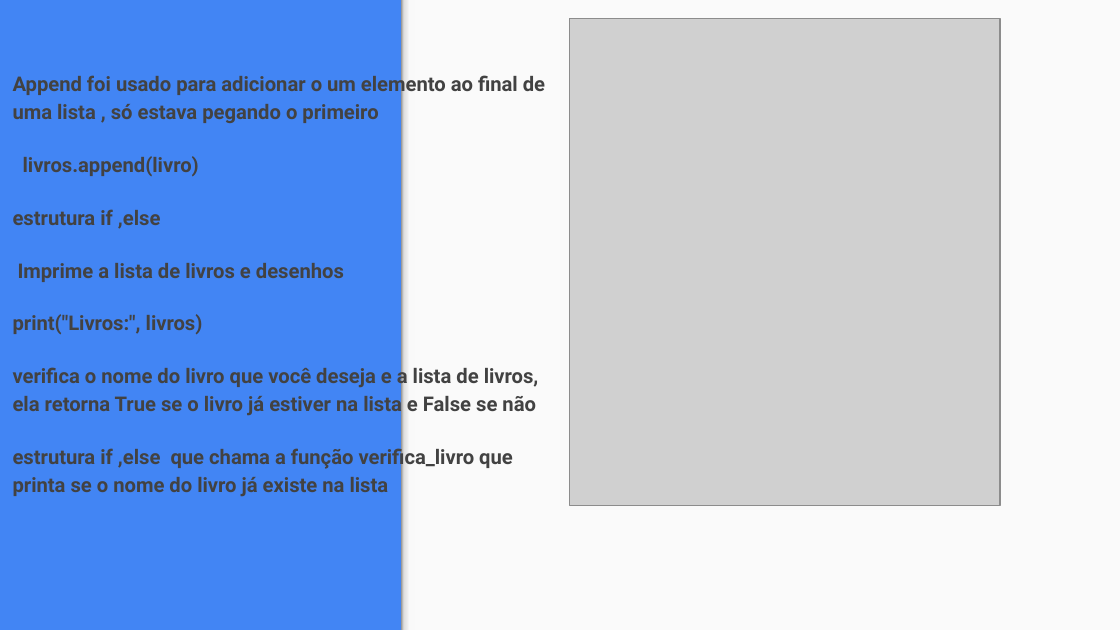
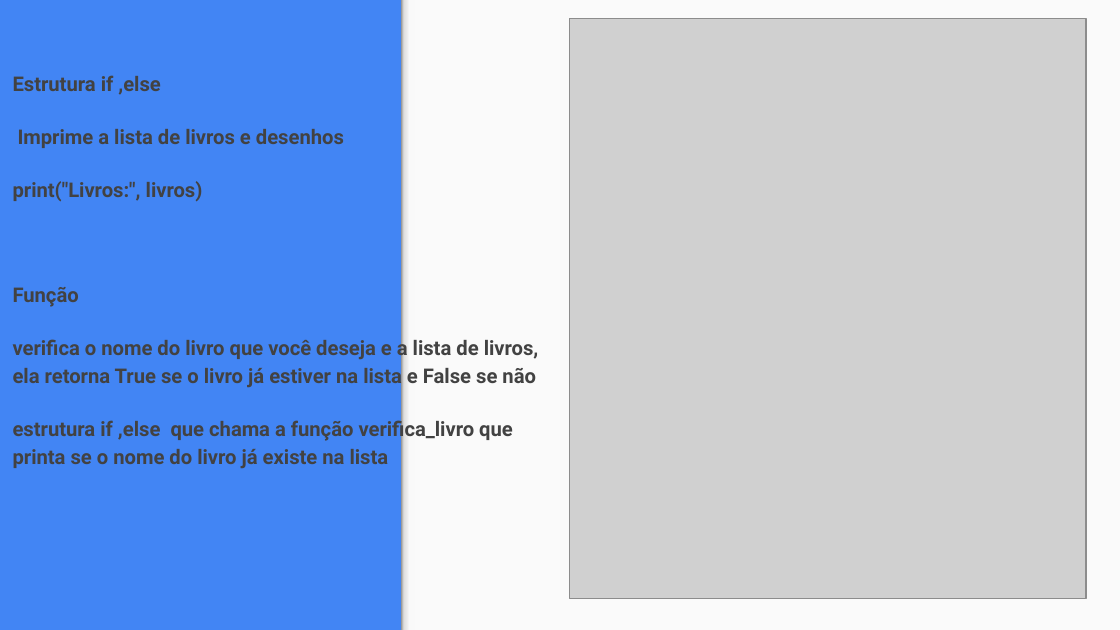
Before and after one commit to Isaiaz1/Mat-riaProg1, a slide deck: slide 3 of Apresentação geral.pptx (slide 2 before the commit). Drawn at 1120x630 pixels with LibreOffice and Linux fonts; fonts in the diff are those of the drawing; grey boxes stand for pictures. Boxes give left, top, right and bottom in pixels: in the first picture for what was removed or moved away, otherwise in the second. Text is boxed around its words. In the diff, an @@ line names an element or a change of style, - is before the commit and + after.

```diff
--- a/Apresentação geral.pptx
+++ b/Apresentação geral.pptx
@@ picture: place and size @@
-picture at (570,19,1000,505)
+picture at (570,19,1086,599)
@@ text at (13,75,161,95): text changed @@
-Append foi usado para adicionar o um elemento ao final de uma lista , só estava pegando o primeiro
-livros.append(livro)
-estrutura if ,else
+Estrutura if ,else
@@ text at (13,287,79,307): paragraph added @@
+Função
```
Also in this commit, not shown: 1 other slide changed, 1 slide added, 2 other files.
